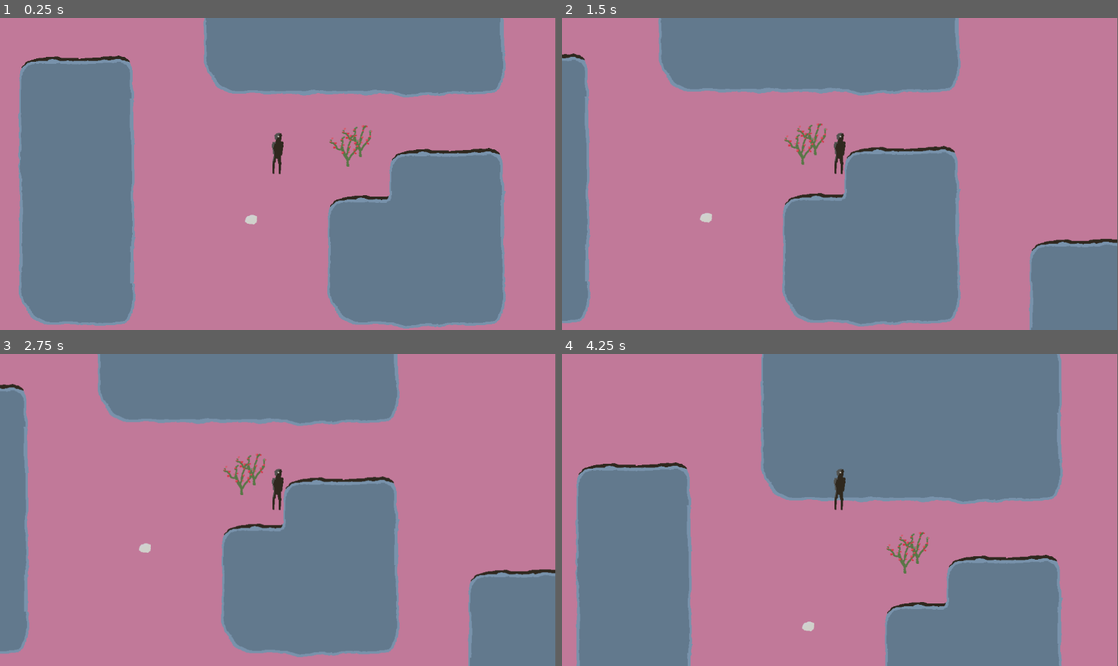
Above: before the commit, frames 1-4 (two rows, left to right).
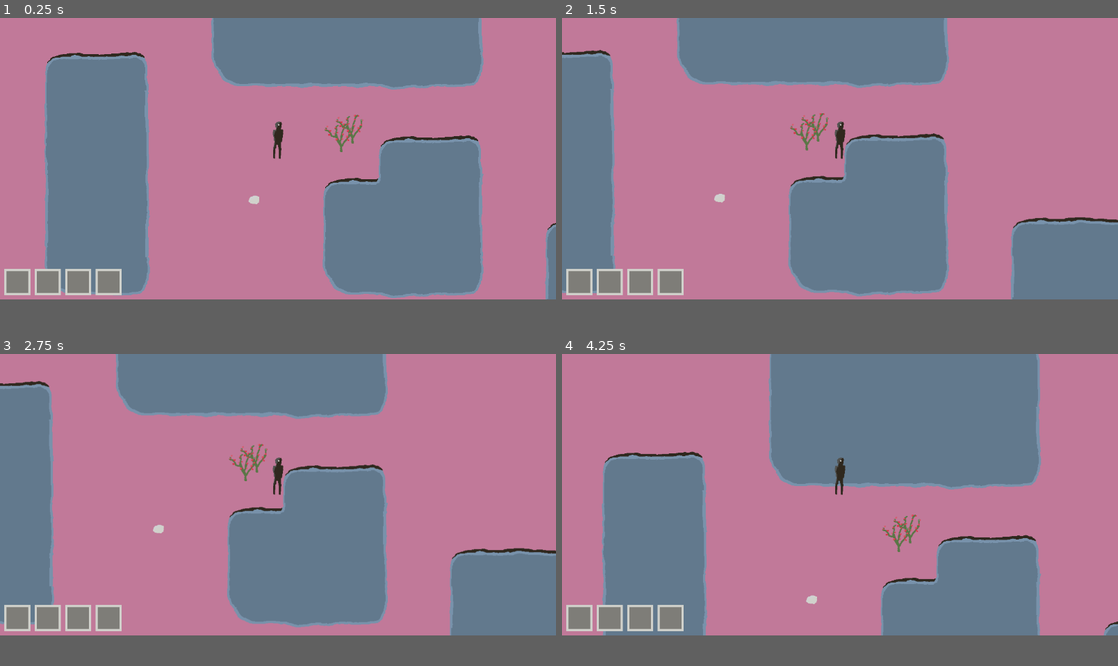
Above: after the commit, the same moments.

Repository: Zarkonnen/Moravec3
Game: Godot game, scene res://level1.tscn
Two runs of this game, one before a commit and one after it. Both use one fixed random seed, a clock stepped at 60 frames per second and the inputs below.
Inputs (mouse positions are in pixels of both pictures, inside the frame that each line leads up to):
- Up to frame 1 (0.25 s): no input
- Up to frame 2 (1.5 s): tap Enter at 0.5 s; move the mouse to (962, 158) at 0.52 s; hold Right (east) 0.53-1.28 s; click (962, 158) at 0.67 s; move the mouse to (728, 189) at 1.27 s; hold Down (south) from 1.28 s (still down); click (728, 189) at 1.42 s
- Up to frame 3 (2.75 s): move the mouse to (333, 441) at 2.02 s; release Down (south) at 2.03 s; hold Right (east) from 2.03 s (still down); click (333, 441) at 2.17 s
- Up to frame 4 (4.25 s): tap Space at 2.75 s; move the mouse to (812, 572) at 2.77 s; release Right (east) at 2.78 s; hold Up (north) 2.78-3.53 s; click (812, 572) at 2.92 s; move the mouse to (1006, 556) at 3.52 s; hold A (west) from 3.53 s (still down); click (1006, 556) at 3.67 s
In our replay, the window is 799x449 before the commit and 800x405 after it. These sizes can differ from the game's own. Grey fills any space a smaller window leaves; there, only what the larger window draws over its background counts as a difference.

The runs differ from the first frame. In frame 1, 21% of the frame differs, in the area x 0-100%, y 0-100%; in frame 2, 20%; in frame 3, 19%; in frame 4, 22%.

Commit message:
Inventory, pick up, and drop implemented.

Diff:
--- /dev/null
+++ b/DropItem.gd
@@ -0,0 +1,32 @@
+extends Sprite2D
+
+var itemScene = preload("res://Item.tscn")
+
+#func _ready():
+#	toDrop = ItemType.ofName("chalk")
+
+var toDrop:ItemType = null:
+	set(value):
+		toDrop = value
+		if toDrop:
+			texture.region = toDrop.texRect
+			offset.y = -toDrop.texRect.size.y / 2
+			visible = true
+		else:
+			visible = false
+
+func _process(delta):
+	if visible:
+		position = get_viewport().get_mouse_position() - Vector2(get_viewport().size) / 2 + %Player.position
+
+func doDrop(dropAt):
+	if not toDrop:
+		return
+	if %World.tileAtIsFloor(dropAt) and %Inventory.remove(toDrop):
+		var item:Item = itemScene.instantiate()
+		item.position = dropAt
+		item.type = toDrop
+		$/root/Node2D.add_child(item)
+		toDrop = null
+	else:
+		visible = true
--- /dev/null
+++ b/Inventory.gd
@@ -0,0 +1,50 @@
+extends Node
+
+var contents = [
+	[null, 0],
+	[null, 0],
+	[null, 0],
+	[null, 0]
+]
+
+func _ready():
+	for islot in get_tree().get_nodes_in_group("InventorySlots"):
+		islot.get_node("Texture").texture = islot.get_node("Texture").texture.duplicate()
+
+func add(it:ItemType) -> bool:
+	# Can we stack?
+	var slot = Util.first(contents, func(s): return s[0] == it and s[1] < it.stacking)
+	if not slot:
+		slot = Util.first(contents, func(s): return s[1] == 0)
+	if slot:
+		slot[0] = it
+		slot[1] += 1
+		updateSlot(contents.find(slot))
+		return true
+	return false
+
+func remove(it:ItemType) -> bool:
+	var slot = Util.first(contents, func(s): return s[0] == it)
+	if slot:
+		slot[1] -= 1
+		if slot[1] == 0:
+			slot[0] = null
+		updateSlot(contents.find(slot))
+		return true
+	return false
+
+func updateSlot(i):
+	var islot = get_tree().get_nodes_in_group("InventorySlots")[i]
+	var c = contents[i]
+	if c[0]:
+		islot.get_node("Texture").texture.region = c[0].texRect
+		islot.get_node("Texture").visible = true
+		islot.tooltip_text = c[0].name
+	else:
+		islot.get_node("Texture").visible = false
+		islot.tooltip_text = ""
+	islot.get_node("Quantity").text = "" if c[1] < 2 else str(c[1])
+
+func dropSlot(slot):
+	if contents[slot.index][0]:
+		%DropItem.toDrop = contents[slot.index][0]
--- /dev/null
+++ b/InventorySlot.gd
@@ -0,0 +1,7 @@
+extends Control
+
+@export var index = 0
+
+func _on_gui_input(event):
+	if event is InputEventMouseButton and event.pressed:
+		%Inventory.dropSlot(self)
--- /dev/null
+++ b/InventorySlot.tscn
@@ -0,0 +1,56 @@
+[gd_scene load_steps=4 format=3 uid="uid://cq7lggbfun7va"]
+
+[ext_resource type="Script" path="res://InventorySlot.gd" id="1_bwliq"]
+[ext_resource type="Texture2D" uid="uid://cg232q4ygjq8b" path="res://tiles.png" id="1_y10wu"]
+
+[sub_resource type="AtlasTexture" id="AtlasTexture_28fyw"]
+atlas = ExtResource("1_y10wu")
+region = Rect2(14.4754, 120.109, 28.0035, 42.3468)
+
+[node name="InventorySlot" type="Control" groups=["InventorySlots", "MoveOpaque"]]
+layout_mode = 3
+anchors_preset = 15
+anchor_right = 1.0
+anchor_bottom = 1.0
+offset_top = -6.0
+offset_right = -1220.0
+offset_bottom = -594.0
+grow_horizontal = 2
+grow_vertical = 2
+script = ExtResource("1_bwliq")
+
+[node name="ColorRect" type="ColorRect" parent="."]
+layout_mode = 0
+offset_right = 60.0
+offset_bottom = 60.0
+mouse_filter = 1
+color = Color(0.815686, 0.819608, 0.796078, 1)
+
+[node name="ColorRect2" type="ColorRect" parent="."]
+layout_mode = 0
+offset_left = 5.0
+offset_top = 5.0
+offset_right = 55.0
+offset_bottom = 55.0
+mouse_filter = 1
+color = Color(0.494118, 0.490196, 0.470588, 1)
+
+[node name="Quantity" type="Label" parent="."]
+layout_mode = 0
+offset_left = 8.0
+offset_top = 33.0
+offset_right = 48.0
+offset_bottom = 59.0
+mouse_filter = 1
+
+[node name="Texture" type="TextureRect" parent="."]
+visible = false
+layout_mode = 0
+offset_left = 10.0
+offset_top = 10.0
+offset_right = 50.0
+offset_bottom = 52.0
+texture = SubResource("AtlasTexture_28fyw")
+stretch_mode = 3
+
+[connection signal="gui_input" from="." to="." method="_on_gui_input"]
--- a/Item.gd
+++ b/Item.gd
@@ -1,19 +1,22 @@
 @tool
 extends Area2D
+class_name Item
 
-var type:ItemType = ItemType.ofName("bush")
 var texCopied = false
+var type:ItemType = ItemType.ofName("bush"):
+	set(t):
+		type = t
+		if not texCopied:
+			$Sprite2D.texture = $Sprite2D.texture.duplicate()
+			texCopied = true
+		$Sprite2D.texture.region = t.texRect
+		$Sprite2D.offset.y = -t.texRect.size.y / 2
 
 @export var typeName:String = "bush":
 	set(value):
 		var t = ItemType.ofName(value)
 		if t:
 			type = t
-			if not texCopied:
-				$Sprite2D.texture = $Sprite2D.texture.duplicate()
-				texCopied = true
-			$Sprite2D.texture.region = t.texRect
-			$Sprite2D.offset.y = -t.texRect.size.y / 2
 		typeName = value
 
 @export var highlight = false:
--- a/ItemType.gd
+++ b/ItemType.gd
@@ -2,6 +2,8 @@
 
 var name:String
 var texRect:Rect2
+var canTake:bool = false
+var stacking:int = 1
 
 func _init(name, texRect):
 	self.name = name
@@ -24,5 +26,7 @@
 	var ts = []
 	for i in l:
 		var it = ItemType.new(i["name"], Rect2(i["x"], i["y"], i["w"], i["h"]))
+		it.canTake = i.get("canTake", false)
+		it.stacking = i.get("stacking", 1)
 		ts.append(it)
 	types = ts
--- a/MapDisplay.gd
+++ b/MapDisplay.gd
@@ -1,15 +1,15 @@
 extends TileMap
 
 var highlit = null
+var ignoreUntilReleased = false
 
-const INTERACTION_RANGE = 50
-
-# Called when the node enters the scene tree for the first time.
-func _ready():
-	pass # Replace with function body.
+const INTERACTION_RANGE = 40
 
 func _process(delta):
-	var mp = get_viewport().get_mouse_position() - Vector2(get_viewport().size) / 2 + %Player.position
+	var mp = get_viewport().get_mouse_position()
+	if get_tree().get_nodes_in_group("MoveOpaque").any(func(n): return n.get_rect().has_point(mp)):
+		return
+	mp = mp - Vector2(get_viewport().size) / 2 + %Player.position
 	var closest = null
 	var bestDist = 0
 	for it in get_tree().get_nodes_in_group("Items"):
@@ -18,7 +18,7 @@
 			if not closest or dist < bestDist:
 				closest = it
 				bestDist = dist
-	if highlit:
+	if highlit and is_instance_valid(highlit):
 		highlit.highlight = false
 		highlit = null
 	if closest:
@@ -31,10 +31,28 @@
 			if distance.length() > INTERACTION_RANGE:
 				mp -= distance.normalized() * INTERACTION_RANGE / 2
 			else:
-				print("interact!")
+				%Player.interact(closest)
 				doMove = false
-		if doMove:
-			var gridPos = Vector2i(floor(mp.x / tile_set.tile_size.x), floor(mp.y / tile_set.tile_size.y))
-			var td:TileData = get_cell_tile_data(0, gridPos)
-			if td:# and td.terrain == 0:
-				%Player.setNavTarget(mp)
+				ignoreUntilReleased = true
+		elif %DropItem.toDrop:
+			var distance = mp - %Player.position
+			if distance.length() > INTERACTION_RANGE:
+				%Player.dropAt = mp
+				%DropItem.visible = false
+				mp -= distance.normalized() * INTERACTION_RANGE / 2
+			else:
+				%DropItem.doDrop()
+				doMove = false
+				ignoreUntilReleased = true
+		if doMove and tileAt(mp) and not ignoreUntilReleased:
+			%Player.setNavTarget(mp, closest)
+	else:
+		ignoreUntilReleased = false
+
+func tileAt(mp) -> TileData:
+	var gridPos = Vector2i(floor(mp.x / tile_set.tile_size.x), floor(mp.y / tile_set.tile_size.y))
+	return get_cell_tile_data(0, gridPos)
+
+func tileAtIsFloor(mp) -> bool:
+	var td = tileAt(mp)
+	return td and td.terrain == 0
--- a/Player.gd
+++ b/Player.gd
@@ -7,22 +7,22 @@
 var prevTile = Vector2i.ZERO
 var canSetNavTarget = true
 var nextNavTarget = Vector2.ZERO
+var interactWith:Item = null
+var dropAt = Vector2.ZERO
 
 func _ready():
-	# These values need to be adjusted for the actor's speed
-	# and the navigation layout.
-	navigation_agent.path_desired_distance = 10.0
-	navigation_agent.target_desired_distance = 10.0
-
-	# Make sure to not await during _ready.
 	call_deferred("actor_setup")
 
 func actor_setup():
-	# Wait for the first physics frame so the NavigationServer can sync.
 	await get_tree().physics_frame
 
-func setNavTarget(to:Vector2):
+func setNavTarget(to:Vector2, interact):
 	nextNavTarget = to
+	interactWith = interact
+
+func interact(it:Item):
+	if it.type.canTake and %Inventory.add(it.type):
+		it.queue_free()
 
 func _physics_process(delta):
 	var mv = Vector2(0, 0)
@@ -35,6 +35,13 @@
 	if navigation_agent.is_navigation_finished():
 		navigate = false
 		canSetNavTarget = true
+		if nextNavTarget == Vector2.ZERO:
+			if interactWith:
+				interact(interactWith)
+				interactWith = null
+			elif dropAt != Vector2.ZERO and %DropItem.toDrop:
+				%DropItem.doDrop(dropAt)
+				dropAt = Vector2.ZERO
 	else:
 		moveTo = navigation_agent.get_next_path_position()
 		var gridPos = Vector2i(floor(position.x / 128), floor(position.y / 96))
@@ -43,18 +50,13 @@
 			prevTile = gridPos
 	if Input.is_action_pressed("north"):
 		mv.y = -1
-		navigate = false
-		nextNavTarget = Vector2.ZERO
 	if Input.is_action_pressed("south"):
 		mv.y = 1
-		navigate = false
-		nextNavTarget = Vector2.ZERO
 	if Input.is_action_pressed("east"):
 		mv.x = 1
-		navigate = false
-		nextNavTarget = Vector2.ZERO
 	if Input.is_action_pressed("west"):
 		mv.x = -1
+	if mv != Vector2.ZERO:
 		navigate = false
 		nextNavTarget = Vector2.ZERO
 	if not navigate:
--- a/Util.gd
+++ b/Util.gd
@@ -2,3 +2,21 @@
 
 static var ASPECT = 0.75
 static var RATIO = Vector2(1, ASPECT)
+
+static func first(l, q):
+	for x in l:
+		if q.call(x):
+			return x
+	return null
+
+static func most(l, f):
+	var most = null
+	var found = false
+	var quality = 0
+	for x in l:
+		var q = f.call(x)
+		if not found or q > quality:
+			found = true
+			most = x
+			quality = q
+	return most
--- a/itemTypes.json
+++ b/itemTypes.json
@@ -5,6 +5,7 @@
 	},
 	{
 		"name": "chalk",
-		"x": 306, "y": 75, "w": 25, "h": 20
+		"x": 306, "y": 75, "w": 25, "h": 20,
+		"canTake": true, "stacking": 10
 	}
 ]
--- a/level1.tscn
+++ b/level1.tscn
@@ -1,16 +1,23 @@
-[gd_scene load_steps=8 format=3 uid="uid://cb3icp3ox1m3k"]
+[gd_scene load_steps=12 format=3 uid="uid://cb3icp3ox1m3k"]
 
 [ext_resource type="TileSet" uid="uid://cat3g8vk3uxca" path="res://ground_tile_set.tres" id="1_xbrc4"]
 [ext_resource type="Script" path="res://Player.gd" id="2_jq1fc"]
 [ext_resource type="Texture2D" uid="uid://cg232q4ygjq8b" path="res://tiles.png" id="2_sqygo"]
 [ext_resource type="Script" path="res://MapDisplay.gd" id="4_u3xq3"]
 [ext_resource type="PackedScene" uid="uid://pb415w1j1u0k" path="res://Item.tscn" id="5_ie426"]
+[ext_resource type="Script" path="res://Inventory.gd" id="6_265lw"]
+[ext_resource type="PackedScene" uid="uid://cq7lggbfun7va" path="res://InventorySlot.tscn" id="6_tj3ja"]
+[ext_resource type="Script" path="res://DropItem.gd" id="8_7mnix"]
 
 [sub_resource type="CircleShape2D" id="CircleShape2D_s0aak"]
 
 [sub_resource type="AtlasTexture" id="AtlasTexture_c5jko"]
 atlas = ExtResource("2_sqygo")
 region = Rect2(50.4266, 201.428, 25.0864, 86.9136)
+
+[sub_resource type="AtlasTexture" id="AtlasTexture_regq1"]
+atlas = ExtResource("2_sqygo")
+region = Rect2(313.926, 586.892, 17.0753, 15.7094)
 
 [node name="Node2D" type="Node2D"]
 y_sort_enabled = true
@@ -44,9 +51,70 @@
 [node name="Item3" parent="." instance=ExtResource("5_ie426")]
 position = Vector2(296, 142)
 
-[node name="TileMap" type="TileMap" parent="."]
+[node name="World" type="TileMap" parent="."]
+unique_name_in_owner = true
 z_index = -1
 tile_set = ExtResource("1_xbrc4")
 format = 2
 layer_0/tile_data = PackedInt32Array(327689, 262144, 7, 262153, 262144, 6, 196617, 262144, 6, 131081, 262144, 6, 65545, …(4125 unchanged characters)…
 script = ExtResource("4_u3xq3")
+
+[node name="GUI" type="CanvasLayer" parent="."]
+
+[node name="Inventory" type="Node" parent="GUI"]
+unique_name_in_owner = true
+script = ExtResource("6_265lw")
+
+[node name="InventorySlot1" parent="GUI/Inventory" instance=ExtResource("6_tj3ja")]
+anchors_preset = 2
+anchor_top = 1.0
+anchor_right = 0.0
+offset_left = 10.0
+offset_top = -70.0
+offset_right = 70.0
+offset_bottom = -10.0
+grow_horizontal = 1
+grow_vertical = 0
+
+[node name="InventorySlot2" parent="GUI/Inventory" instance=ExtResource("6_tj3ja")]
+anchors_preset = 2
+anchor_top = 1.0
+anchor_right = 0.0
+offset_left = 80.0
+offset_top = -70.0
+offset_right = 140.0
+offset_bottom = -10.0
+grow_horizontal = 1
+grow_vertical = 0
+index = 1
+
+[node name="InventorySlot3" parent="GUI/Inventory" instance=ExtResource("6_tj3ja")]
+anchors_preset = 2
+anchor_top = 1.0
+anchor_right = 0.0
+offset_left = 150.0
+offset_top = -70.0
+offset_right = 210.0
+offset_bottom = -10.0
+grow_horizontal = 1
+grow_vertical = 0
+index = 2
+
+[node name="InventorySlot4" parent="GUI/Inventory" instance=ExtResource("6_tj3ja")]
+anchors_preset = 2
+anchor_top = 1.0
+anchor_right = 0.0
+offset_left = 220.0
+offset_top = -70.0
+offset_right = 280.0
+offset_bottom = -10.0
+grow_horizontal = 1
+grow_vertical = 0
+index = 3
+
+[node name="DropItem" type="Sprite2D" parent="."]
+unique_name_in_owner = true
+visible = false
+z_index = 10
+texture = SubResource("AtlasTexture_regq1")
+script = ExtResource("8_7mnix")
--- a/project.godot
+++ b/project.godot
@@ -14,6 +14,14 @@
 run/main_scene="res://level1.tscn"
 config/features=PackedStringArray("4.1", "Forward Plus")
 config/icon="res://icon.svg"
+
+[display]
+
+window/size/viewport_width=1280
+
+[gui]
+
+timers/tooltip_delay_sec=0.1
 
 [input]
 
